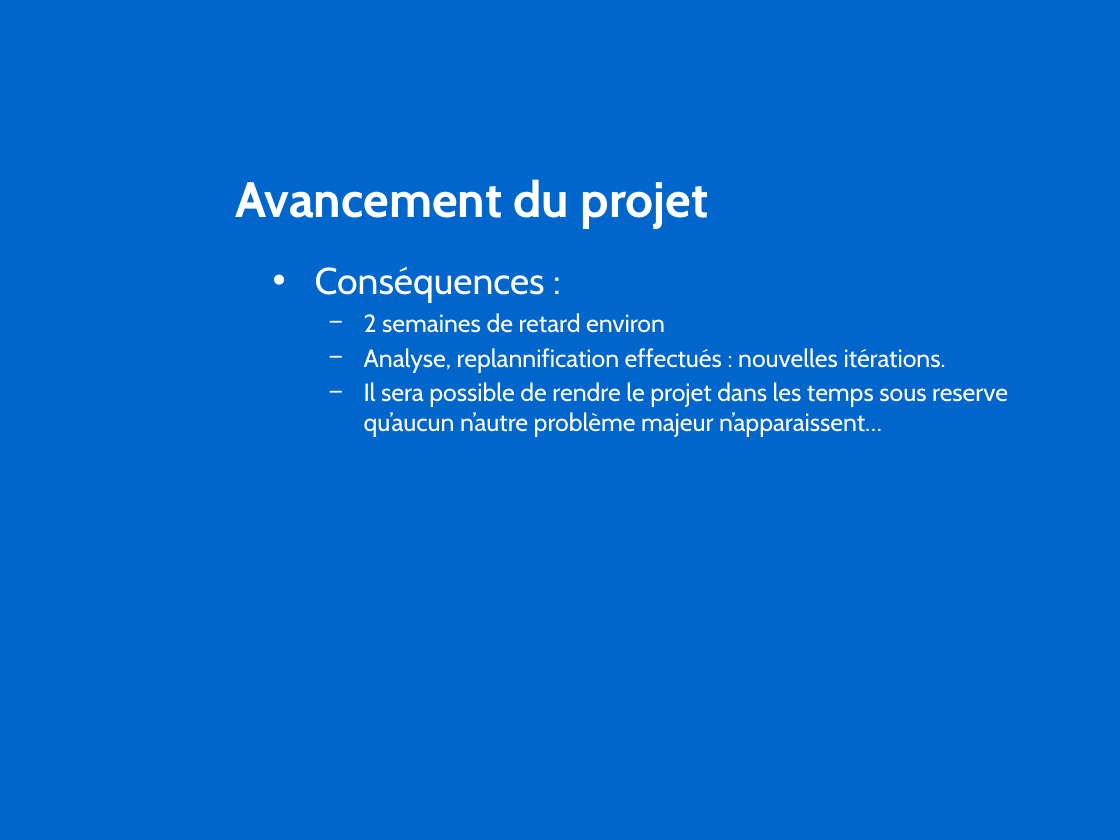
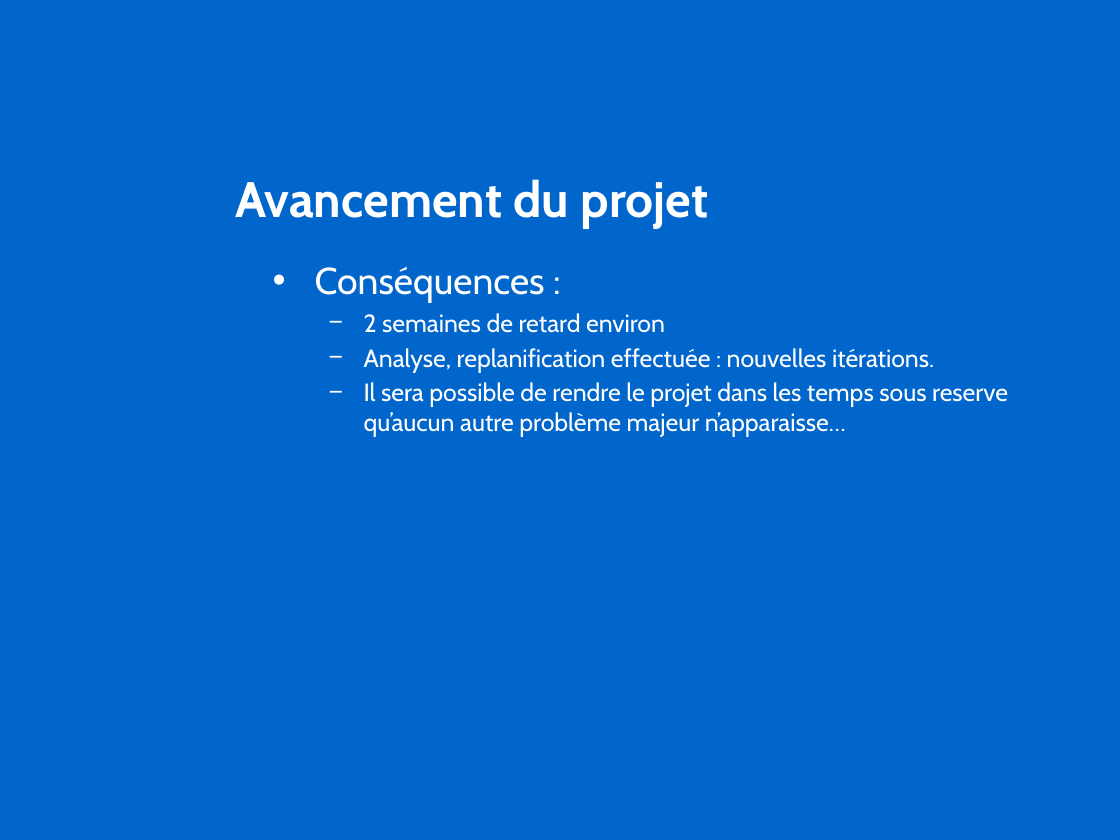
Before and after one commit to antoineNourZaf/PRO--OMP, a slide deck: slide 8 of Projet OMP.pptx. Drawn at 1120x840 pixels with LibreOffice and Linux fonts; fonts in the diff are those of the drawing; background and template pictures are left out. Boxes give left, top, right and bottom in pixels: in the first picture for what was removed or moved away, otherwise in the second. Text is boxed around its words. In the diff, an @@ line names an element or a change of style, - is before the commit and + after.

Commit message:
fautes dans la présentation corrigées

```diff
--- a/Projet OMP.pptx
+++ b/Projet OMP.pptx
@@ text at box(364, 348, 1008, 437): text changed @@
-  − Analyse, replannification effectués : nouvelles itérations.
-  − Il sera possible de rendre le projet dans les temps sous reserve qu’aucun n’autre problème majeur n’apparaissent…
+  − Analyse, replanification effectuée : nouvelles itérations.
+  − Il sera possible de rendre le projet dans les temps sous reserve qu’aucun autre problème majeur n’apparaisse…
```
Also in this commit, not shown: 5 other slides changed.
